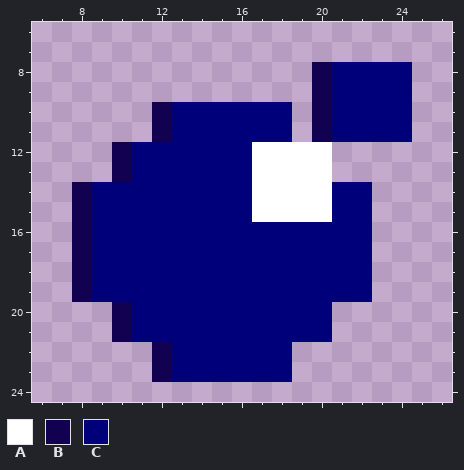
Edited in one commit: pixel-art file (icons/future/lua_file.aseprite). This is how it looked before the edit.
32x32 pixels, 1 frame. Shown: x 6..26, y 6..24.
Palette (. is transparent): A #ffffff  B #120151  C #00007b
After the commit:
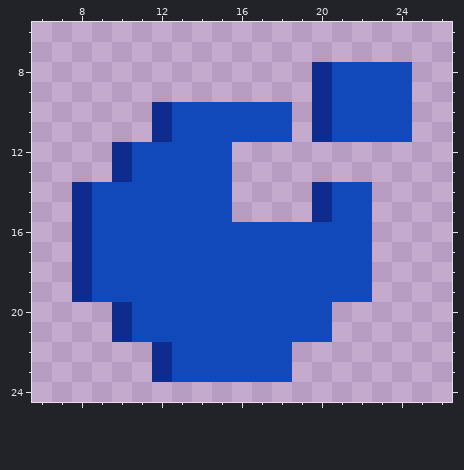
What changed:
layer "Layer 11" added
layer "Layer 12" added
layer "Layer 13" added
layer "Layer 14" added
layer "Layer 15" added
layer "patch" added
layer "Layer 16" added
layer "patch #2" added
layer "Layer 2" removed
layer "Layer 3" removed
@@ palette @@
-B #120151
+B #0d2c8d
-C #00007b
+C #1148ba
--- layers "Layer 8", "Layer 7"
@@ x 14..22 @@
 11 CCCCC.BCC
-12 CCCAAAA..
-13 CCCAAAA..
-14 CCCAAAACC
-15 CCCAAAACC
+12 CC.......
+13 CC.......
+14 CC....BCC
+15 CC....BCC
 16 CCCCCCCCC
Where, in picture pixels (left, top, right, bottom), the same in both pictures:
changed: (72, 62, 412, 382)
